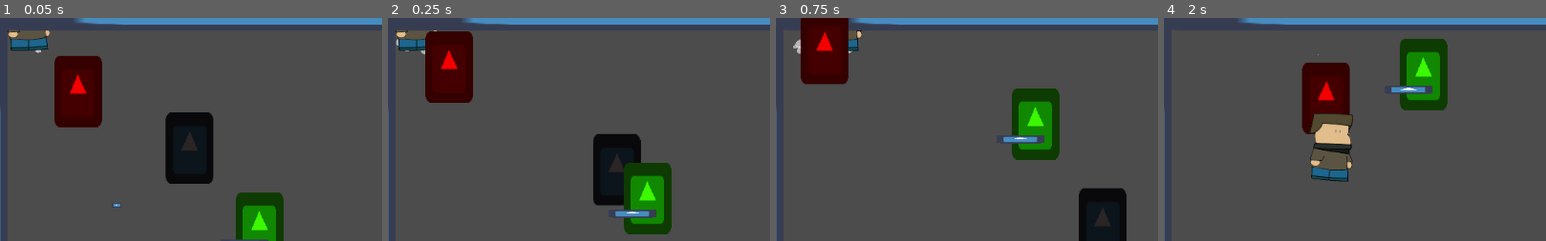
Above: before the commit, frames 1-4 (left to right).
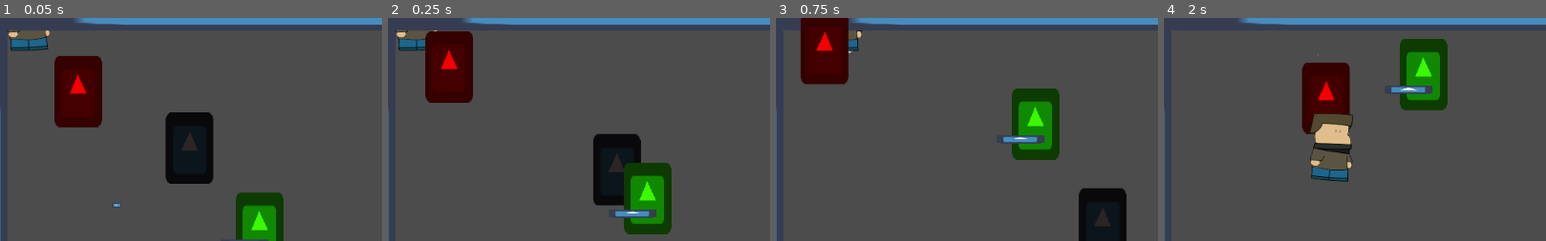
Above: after the commit, the same moments.

Repository: gath-thee-thaw/gohome-thegame
Game: Godot game, scene res://levels/level_1.tscn
Same seed, same stepped clock (60 frames per second), same inputs: the game is played once before the commit and once after it. The engine's default icon, where the game draws it, is replaced by a stand-in: a white triangle on a blue panel in a dark square.
Inputs (mouse positions are % of the whole screen's width and height, from its top left):
- Up to frame 1 (0.05 s): no input
- Up to frame 2 (0.25 s): no input
- Up to frame 3 (0.75 s): move the mouse to (72, 45) at 0.52 s; hold D (right) from 0.53 s (still down); click (72, 45) at 0.6 s
- Up to frame 4 (2 s): move the mouse to (30, 55) at 1.27 s; release D (right) at 1.28 s; hold S (down) from 1.28 s (still down); click (30, 55) at 1.35 s
The pictures show only the part of the screen within x 2-52%, y 0-50%; the shares and areas given below are measured in that part.

The runs differ from the first frame. In frame 1, less than 0.1% of the frame differs, in the area x 9-11%, y 14-16%; in frame 2, less than 0.1%; in frame 3, less than 0.1%, in the area x 4-7%, y 9-17%; in frame 4, nothing differs.

Commit message:
walk particles

Diff:
--- a/Scripts/Player.gd
+++ b/Scripts/Player.gd
@@ -36,11 +36,13 @@
 		if(!flip):
 			apply_scale(Vector2(-1,1))
 			flip = true
+
 	#Animation
 	if direction.length() != 0:
 		$AnimationPlayer.play("Run")
 	else:
 		$AnimationPlayer.play("RESET")
+
 	#move
 	if direction.length() > 1.0:
 		direction = direction.normalized()
--- a/scenes/Player.tscn
+++ b/scenes/Player.tscn
@@ -94,6 +94,18 @@
 "transitions": PoolRealArray( 1 ),
 "update": 0,
 "values": [ -0.16503 ]
+}
+tracks/7/type = "value"
+tracks/7/path = NodePath("CPUParticles2D:emitting")
+tracks/7/interp = 1
+tracks/7/loop_wrap = true
+tracks/7/imported = false
+tracks/7/enabled = true
+tracks/7/keys = {
+"times": PoolRealArray( 0 ),
+"transitions": PoolRealArray( 1 ),
+"update": 0,
+"values": [ false ]
 }
 
 [sub_resource type="Animation" id=5]
@@ -156,6 +168,18 @@
 "update": 0,
 "values": [ 0.0, 8.0, 0.0 ]
 }
+tracks/5/type = "value"
+tracks/5/path = NodePath("CPUParticles2D:emitting")
+tracks/5/interp = 1
+tracks/5/loop_wrap = true
+tracks/5/imported = false
+tracks/5/enabled = true
+tracks/5/keys = {
+"times": PoolRealArray( 0 ),
+"transitions": PoolRealArray( 1 ),
+"update": 1,
+"values": [ true ]
+}
 
 [sub_resource type="SpriteFrames" id=2]
 animations = [ {
@@ -219,7 +243,7 @@
 anims/Run = SubResource( 5 )
 
 [node name="Sprites" type="Node2D" parent="."]
-rotation = -0.00288033
+rotation = -0.00288032
 
 [node name="Body" type="AnimatedSprite" parent="Sprites"]
 scale = Vector2( 0.4, 0.4 )
